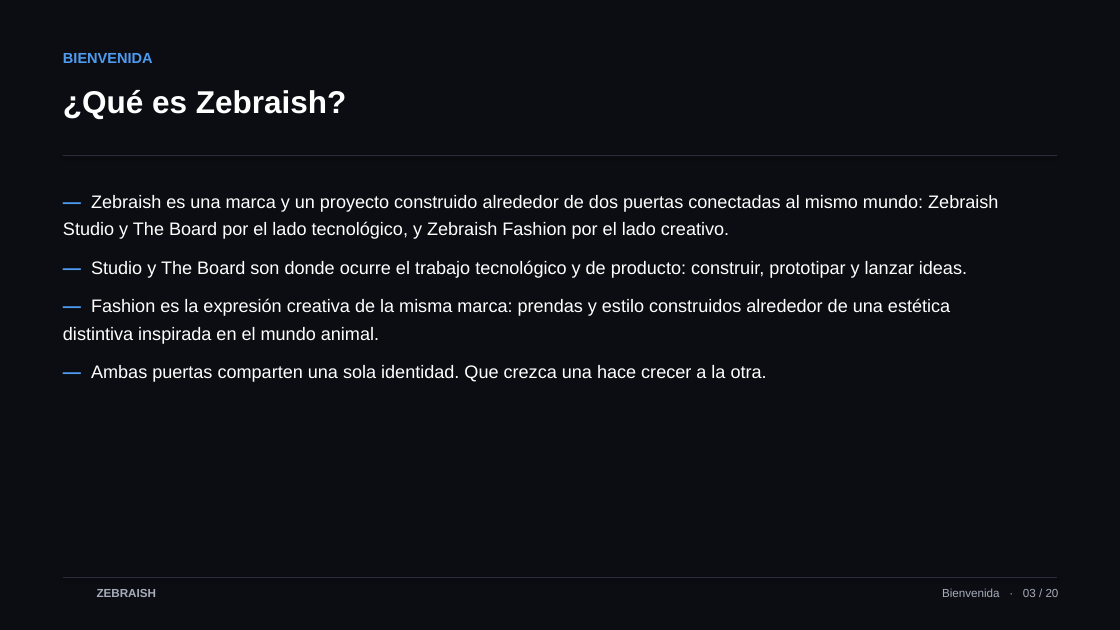
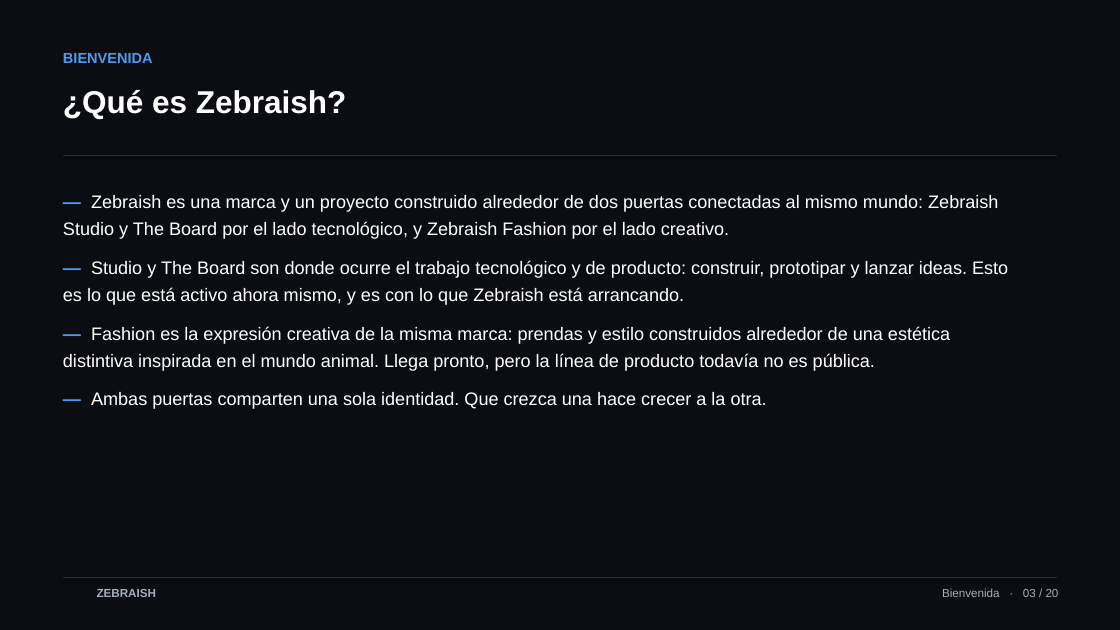
Before and after one commit to TheApeAcademy/ZEBRAISH-, a slide deck: slide 3 of zebraish-christian-onboarding-es.pptx. Drawn at 1120x630 pixels with LibreOffice and Linux fonts; fonts in the diff are those of the drawing; background and template pictures are left out. Boxes give left, top, right and bottom in pixels: in the first picture for what was removed or moved away, otherwise in the second. Text is boxed around its words. In the diff, an @@ line names an element or a change of style, - is before the commit and + after.

```diff
--- a/zebraish-christian-onboarding-es.pptx
+++ b/zebraish-christian-onboarding-es.pptx
@@ text at <box>63,260,1008,371</box>: text changed @@
-— Studio y The Board son donde ocurre el trabajo tecnológico y de producto: construir, prototipar y lanzar ideas.
-— Fashion es la expresión creativa de la misma marca: prendas y estilo construidos alrededor de una estética distintiva inspirada en el mundo animal.
+— Studio y The Board son donde ocurre el trabajo tecnológico y de producto: construir, prototipar y lanzar ideas. Esto es lo que está activo ahora mismo, y es con lo que Zebraish está arrancando.
+— Fashion es la expresión creativa de la misma marca: prendas y estilo construidos alrededor de una estética distintiva inspirada en el mundo animal. Llega pronto, pero la línea de producto todavía no es pública.
```
Also in this commit, not shown: 16 other slides changed, 3 other files.
